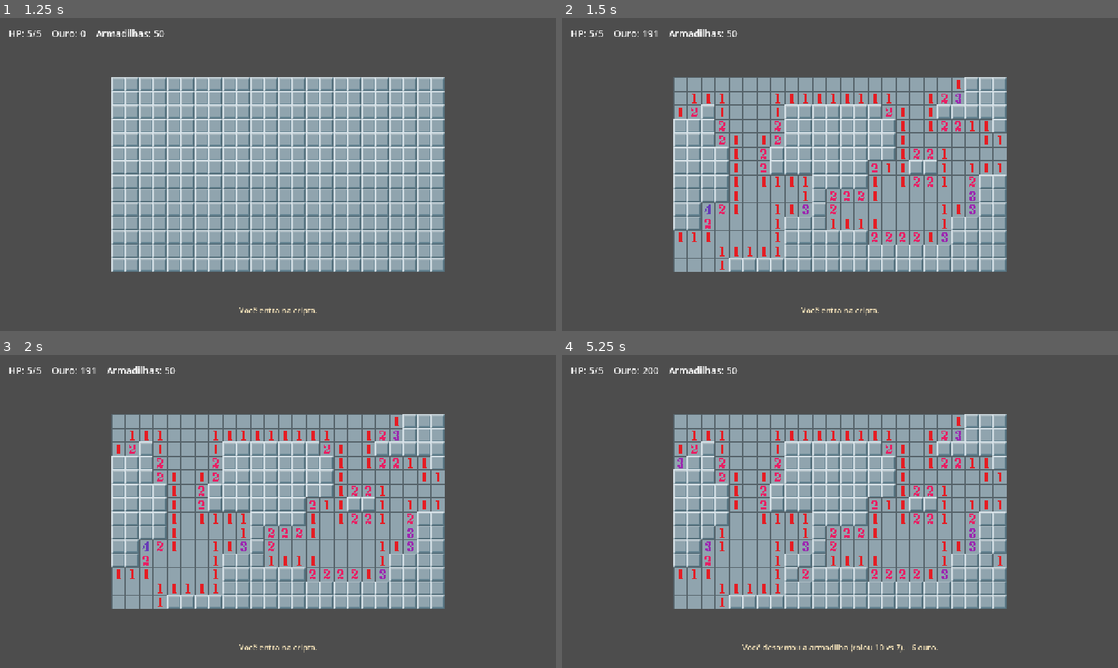
Above: before the commit, frames 1-4 (two rows, left to right).
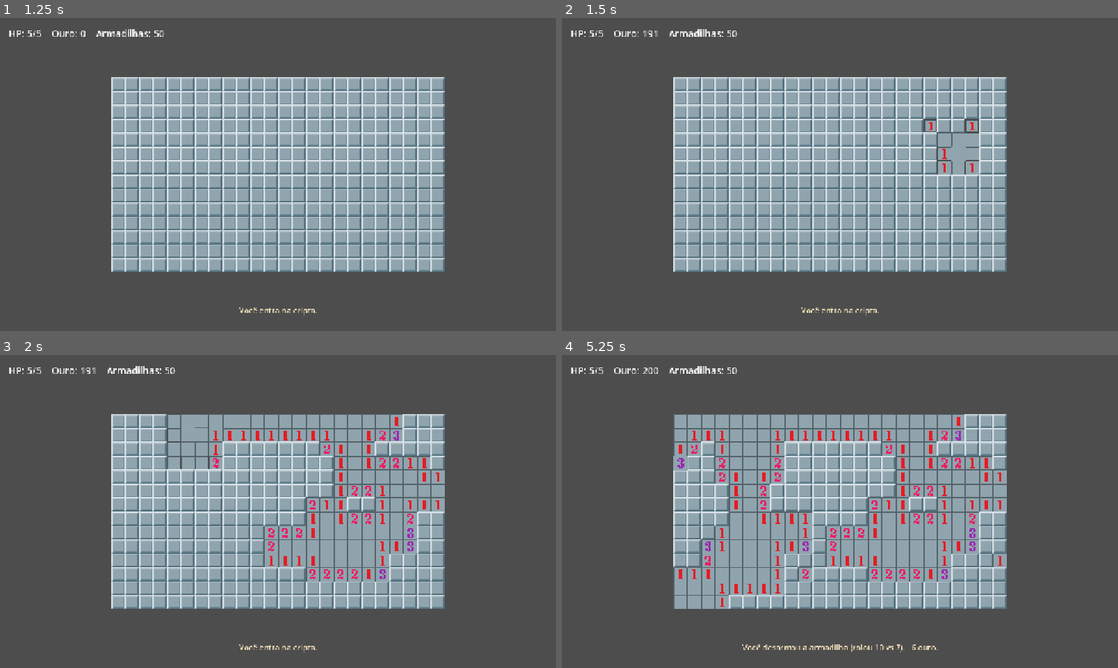
Above: after the commit, the same moments.

Repository: heliosalesjr/MSDD
Game: Godot game, scene res://menu.tscn
Two runs of this game, one before a commit and one after it. Both use one fixed random seed, a clock stepped at 60 frames per second and the inputs below.
Inputs (mouse positions are in pixels of both pictures, inside the frame that each line leads up to):
- Up to frame 1 (1.25 s): click "3 — Cripta" at 0.5 s
- Up to frame 2 (1.5 s): tap Enter at 1.25 s; move the mouse to (962, 158) at 1.27 s; tap R at 1.35 s; click (962, 158) at 1.42 s
- Up to frame 3 (2 s): no input
- Up to frame 4 (5.25 s): move the mouse to (728, 527) at 2.02 s; tap 1 at 2.1 s; click (728, 527) at 2.17 s; tap Space at 2.75, 4.25 s; move the mouse to (895, 442) at 2.77 s; tap Enter at 2.85, 3.5, 5 s; click (895, 442) at 2.92 s; move the mouse to (812, 574) at 3.52 s; tap Keypad Enter at 3.6 s; click (812, 574) at 3.67 s; move the mouse to (1006, 558) at 4.27 s; tap 2 at 4.35 s; click (1006, 558) at 4.42 s; move the mouse to (673, 464) at 5.02 s; tap 3 at 5.1 s; click (673, 464) at 5.17 s

Frame 1 is identical in both runs. In frame 2, 11% of the frame differs, in the area x 20-80%, y 18-82%; in frame 3, 4.3%; in frame 4, less than 0.1%.

Commit message:
game feel

Diff:
--- a/msdd/classic.gd
+++ b/msdd/classic.gd
@@ -13,6 +13,15 @@
 const DAMAGE_MAX := 3
 const DISARM_BONUS := 5
 
+# --- Cascata de abertura ---
+# Atraso adicionado por "anel" de distância a partir do tile clicado.
+# A onda se propaga pelo próprio caminho aberto, então ela respeita as
+# paredes de números em vez de ser um círculo geométrico.
+const CASCADE_STEP := 0.032
+# Bagunça o anel um pouquinho pra onda não parecer um metrônomo.
+# Mantido abaixo de CASCADE_STEP pra nunca inverter a ordem dos anéis.
+const CASCADE_JITTER := 0.012
+
 var tiles: Array = []
 var first_click_done: bool = false
 var game_over: bool = false
@@ -20,6 +29,11 @@
 
 var hp: int = MAX_HP
 var gold: int = 0
+
+# Quando a última cascata agendada termina de abrir (ms do relógio do engine).
+var cascade_end_msec: int = 0
+# Incrementa a cada expedição, pra descartar timers de uma run já encerrada.
+var run_id: int = 0
 
 var base_position: Vector2 = Vector2.ZERO
 
@@ -142,6 +156,8 @@
 	ui_layer.add_child(end_overlay)
 
 func _reset_run() -> void:
+	run_id += 1
+	cascade_end_msec = 0
 	first_click_done = false
 	game_over = false
 	won = false
@@ -283,16 +299,27 @@
 			if nt.state == Tile.State.REVEALED:
 				nt._update_visual()
 
+# O estado lógico (ouro, REVEALED) muda na hora; só a abertura visual é
+# escalonada, pra que win check e cliques nunca fiquem fora de sincronia.
 func _flood_reveal(sx: int, sy: int) -> void:
-	var queue: Array[Vector2i] = [Vector2i(sx, sy)]
+	# Cada entrada é [posição, anel]. BFS garante que o primeiro visitante
+	# de um tile chega pelo caminho mais curto, ou seja, pelo menor anel.
+	var queue: Array = [[Vector2i(sx, sy), 0]]
+	var max_delay := 0.0
 	while not queue.is_empty():
-		var p: Vector2i = queue.pop_front()
+		var entry: Array = queue.pop_front()
+		var p: Vector2i = entry[0]
+		var ring: int = entry[1]
 		var t: Tile = tiles[p.y][p.x]
 		if t.state == Tile.State.REVEALED or t.state == Tile.State.FLAGGED:
 			continue
 		if t.is_bomb:
 			continue
-		if t.reveal():
+		var delay := 0.0
+		if ring > 0:
+			delay = ring * CASCADE_STEP + randf() * CASCADE_JITTER
+		max_delay = maxf(max_delay, delay)
+		if t.reveal(delay):
 			gold += 1
 		if t.adjacent_bombs == 0:
 			for dy in range(-1, 2):
@@ -303,7 +330,27 @@
 					var ny: int = p.y + dy
 					if nx < 0 or nx >= GRID_WIDTH or ny < 0 or ny >= GRID_HEIGHT:
 						continue
-					queue.push_back(Vector2i(nx, ny))
+					queue.push_back([Vector2i(nx, ny), ring + 1])
+	_note_cascade(max_delay)
+
+func _note_cascade(max_delay: float) -> void:
+	var finish: int = Time.get_ticks_msec() + int((max_delay + Tile.OPEN_DURATION) * 1000.0)
+	cascade_end_msec = maxi(cascade_end_msec, finish)
+
+# Deixa a onda em curso assentar antes de cobrir a tela com o overlay.
+func _show_end_after_cascade(main_text: String, subtitle_text: String) -> void:
+	var remaining: float = float(cascade_end_msec - Time.get_ticks_msec()) / 1000.0
+	if remaining <= 0.0:
+		_show_end(main_text, subtitle_text)
+		return
+	var timer := get_tree().create_timer(remaining)
+	timer.timeout.connect(_on_cascade_settled.bind(run_id, main_text, subtitle_text))
+
+func _on_cascade_settled(expected_run: int, main_text: String, subtitle_text: String) -> void:
+	# Um reset durante a espera invalida este fim de expedição.
+	if run_id != expected_run:
+		return
+	_show_end(main_text, subtitle_text)
 
 func _check_win() -> void:
 	for row in tiles:
@@ -315,7 +362,7 @@
 		for t in row:
 			if t.is_bomb and t.state != Tile.State.FLAGGED:
 				t.flag()
-	_show_end("AVENTURA COMPLETA", "Você mapeou toda a cripta.\nOuro: %d    HP restante: %d/%d" % [gold, hp, MAX_HP])
+	_show_end_after_cascade("AVENTURA COMPLETA", "Você mapeou toda a cripta.\nOuro: %d    HP restante: %d/%d" % [gold, hp, MAX_HP])
 	print("Aventura completa! Ouro: %d, HP: %d" % [gold, hp])
 
 func _retreat() -> void:
@@ -326,7 +373,7 @@
 				t.show_as_bomb()
 			elif not t.is_bomb and t.state == Tile.State.FLAGGED:
 				t.show_as_wrong_flag()
-	_show_end("VOCÊ RECUA", "HP esgotado. Ouro coletado: %d" % gold)
+	_show_end_after_cascade("VOCÊ RECUA", "HP esgotado. Ouro coletado: %d" % gold)
 	print("Recuada. Ouro: %d" % gold)
 
 func _show_end(main_text: String, subtitle_text: String) -> void:
--- a/msdd/tile.gd
+++ b/msdd/tile.gd
@@ -24,6 +24,18 @@
 
 const HINT_SHADER := preload("res://tile_hint.gdshader")
 
+# --- Animação de abertura ---
+# Duração total do "pop" de um tile. O chamador usa isto para saber
+# quanto tempo uma cascata inteira leva pra terminar.
+const OPEN_DURATION := 0.16
+# Escala inicial do tile revelado (o tile encolhe um tico e cresce de volta,
+# dando a impressão de que a tampa abriu e a casa surgiu por baixo).
+const OPEN_SCALE_FROM := 0.82
+# Overshoot antes de assentar em 1.0.
+const OPEN_SCALE_PUNCH := 1.06
+# Clarão no instante da abertura.
+const OPEN_FLASH := Color(1.55, 1.45, 1.25)
+
 var state: State = State.HIDDEN
 var grid_pos: Vector2i
 var is_bomb: bool = false
@@ -32,6 +44,18 @@
 var hint_rect: Rect2 = Rect2()
 var hint_color: Color = Color.WHITE
 
+# Verdadeiro entre o reveal() lógico e o instante em que a abertura visual
+# começa: o estado já é REVEALED, mas o sprite continua mostrando a tampa.
+var reveal_pending: bool = false
+
+var _open_tween: Tween
+var _flash_tween: Tween
+var _rest_captured: bool = false
+var _rest_scale: Vector2 = Vector2.ONE
+var _rest_position: Vector2 = Vector2.ZERO
+var _rest_size: Vector2 = Vector2.ONE * 16.0
+var _rest_z: int = 0
+
 func _ready() -> void:
 	centered = false
 	var mat := ShaderMaterial.new()
@@ -39,11 +63,19 @@
 	material = mat
 	_update_visual()
 
-func reveal() -> bool:
+# delay < 0 revela na hora, sem animação (comportamento dos outros protótipos).
+# delay >= 0 agenda a abertura visual para daqui a `delay` segundos; o estado
+# lógico muda imediatamente de qualquer forma.
+func reveal(delay: float = -1.0) -> bool:
 	if state == State.FLAGGED or state == State.REVEALED:
 		return false
 	state = State.REVEALED
-	_update_visual()
+	if delay < 0.0:
+		_update_visual()
+	else:
+		reveal_pending = true
+		_update_visual()
+		_play_open(delay)
 	return true
 
 func cycle_mark() -> void:
@@ -65,21 +97,25 @@
 	_update_visual()
 
 func show_as_bomb() -> void:
+	_cancel_open()
 	state = State.REVEALED
 	modulate = Color.WHITE
 	texture = TEX_BOMB
 
 func show_as_exploded() -> void:
+	_cancel_open()
 	state = State.REVEALED
 	modulate = Color.WHITE
 	texture = TEX_EXPLODED
 
 func show_as_wrong_flag() -> void:
+	_cancel_open()
 	state = State.REVEALED
 	modulate = Color.WHITE
 	texture = TEX_WRONG_FLAG
 
 func reset() -> void:
+	_cancel_open()
 	state = State.HIDDEN
 	is_bomb = false
 	adjacent_bombs = 0
@@ -89,27 +125,94 @@
 	modulate = Color.WHITE
 	_update_visual()
 
+func _play_open(delay: float) -> void:
+	_capture_rest()
+	if _open_tween != null and _open_tween.is_valid():
+		_open_tween.kill()
+	_set_open_progress(1.0)
+	_open_tween = create_tween()
+	if delay > 0.0:
+		_open_tween.tween_interval(delay)
+	_open_tween.tween_callback(_on_open_start)
+	_open_tween.tween_method(
+		_set_open_progress, OPEN_SCALE_FROM, OPEN_SCALE_PUNCH, OPEN_DURATION * 0.55
+	).set_ease(Tween.EASE_OUT).set_trans(Tween.TRANS_CUBIC)
+	_open_tween.tween_method(
+		_set_open_progress, OPEN_SCALE_PUNCH, 1.0, OPEN_DURATION * 0.45
+	).set_ease(Tween.EASE_IN_OUT).set_trans(Tween.TRANS_SINE)
+	_open_tween.tween_callback(_on_open_finished)
+
+func _on_open_start() -> void:
+	reveal_pending = false
+	_update_visual()
+	z_index = _rest_z + 1
+	_set_open_progress(OPEN_SCALE_FROM)
+	modulate = OPEN_FLASH
+	if _flash_tween != null and _flash_tween.is_valid():
+		_flash_tween.kill()
+	_flash_tween = create_tween()
+	_flash_tween.tween_property(self, "modulate", Color.WHITE, OPEN_DURATION)
+
+func _on_open_finished() -> void:
+	_set_open_progress(1.0)
+	z_index = _rest_z
+	modulate = Color.WHITE
+	_open_tween = null
+
+# Escala a partir do centro do tile: Sprite2D não tem pivô, então
+# compensamos a posição na mão.
+func _set_open_progress(s: float) -> void:
+	scale = _rest_scale * s
+	position = _rest_position + _rest_size * _rest_scale * (1.0 - s) * 0.5
+
+func _capture_rest() -> void:
+	if _rest_captured:
+		return
+	_rest_captured = true
+	_rest_scale = scale
+	_rest_position = position
+	_rest_z = z_index
+	if texture != null:
+		_rest_size = texture.get_size()
+
+func _cancel_open() -> void:
+	if _open_tween != null and _open_tween.is_valid():
+		_open_tween.kill()
+	_open_tween = null
+	if _flash_tween != null and _flash_tween.is_valid():
+		_flash_tween.kill()
+	_flash_tween = null
+	reveal_pending = false
+	if _rest_captured:
+		scale = _rest_scale
+		position = _rest_position
+		z_index = _rest_z
+
 func _update_visual() -> void:
 	modulate = Color.WHITE
 	var effective_rect := Vector4.ZERO
 	var effective_tint := Vector4(1.0, 1.0, 1.0, 1.0)
-	match state:
-		State.HIDDEN:
-			texture = TEX_HIDDEN
-		State.FLAGGED:
-			texture = TEX_FLAG
-		State.QUESTIONED:
-			texture = TEX_QUESTION
-		State.REVEALED:
-			if is_bomb:
-				texture = TEX_BOMB
-			elif has_key or adjacent_bombs == 0:
-				texture = TEX_REVEALED_EMPTY
-			else:
-				texture = TEX_NUMBERS[adjacent_bombs]
-			if not is_bomb and hint_rect.size.x > 0.0 and hint_rect.size.y > 0.0:
-				effective_rect = Vector4(hint_rect.position.x, hint_rect.position.y, hint_rect.size.x, hint_rect.size.y)
-				effective_tint = Vector4(hint_color.r, hint_color.g, hint_color.b, hint_color.a)
+	if reveal_pending:
+		# Já revelado na lógica, mas a onda de abertura ainda não chegou aqui.
+		texture = TEX_HIDDEN
+	else:
+		match state:
+			State.HIDDEN:
+				texture = TEX_HIDDEN
+			State.FLAGGED:
+				texture = TEX_FLAG
+			State.QUESTIONED:
+				texture = TEX_QUESTION
+			State.REVEALED:
+				if is_bomb:
+					texture = TEX_BOMB
+				elif has_key or adjacent_bombs == 0:
+					texture = TEX_REVEALED_EMPTY
+				else:
+					texture = TEX_NUMBERS[adjacent_bombs]
+				if not is_bomb and hint_rect.size.x > 0.0 and hint_rect.size.y > 0.0:
+					effective_rect = Vector4(hint_rect.position.x, hint_rect.position.y, hint_rect.size.x, hint_rect.size.y)
+					effective_tint = Vector4(hint_color.r, hint_color.g, hint_color.b, hint_color.a)
 	var mat: ShaderMaterial = material as ShaderMaterial
 	mat.set_shader_parameter("hint_rect", effective_rect)
 	mat.set_shader_parameter("hint_tint", effective_tint)
